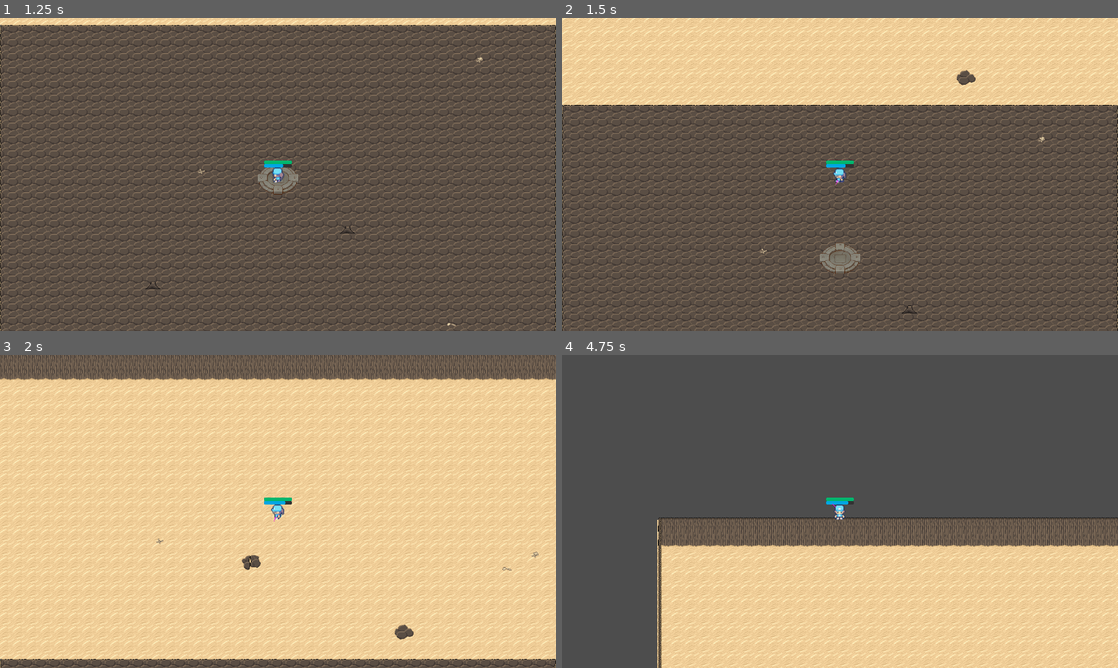
Above: before the commit, frames 1-4 (two rows, left to right).
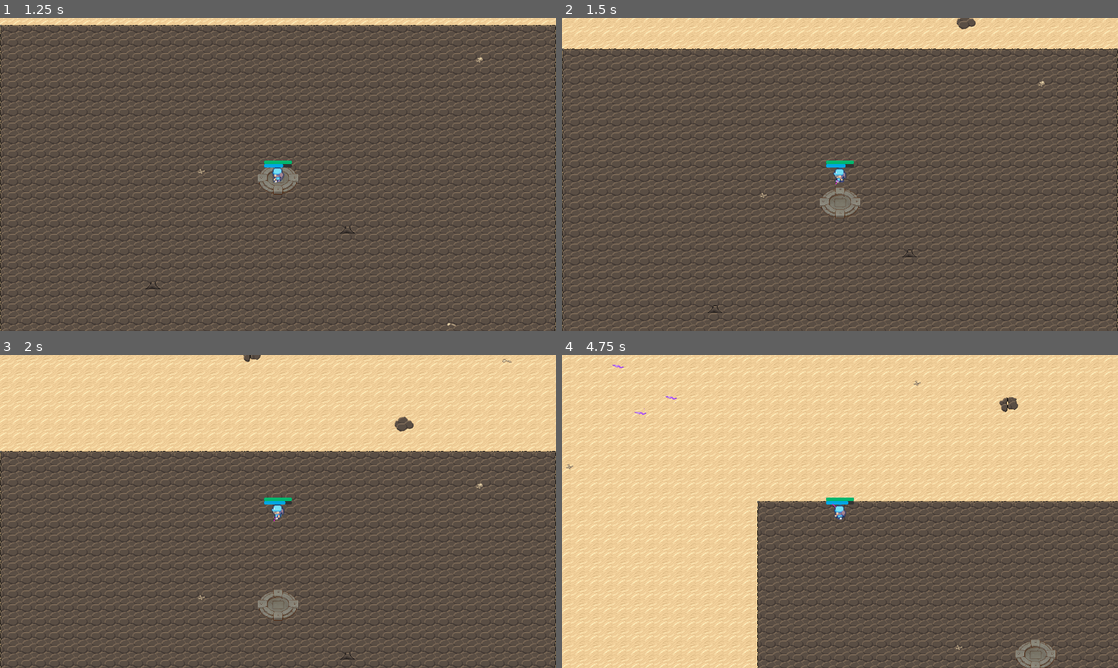
Above: after the commit, the same moments.

Repository: GDTV-Game-Jam-2024/GDTV
Game: Godot game, scene res://Scenes/main_menu.tscn
Two runs of this game, one before a commit and one after it. Both use one fixed random seed, a clock stepped at 60 frames per second and the inputs below. The engine's default icon, where the game draws it, is replaced by a stand-in: a white triangle on a blue panel in a dark square.
Inputs (mouse positions are in pixels of both pictures, inside the frame that each line leads up to):
- Up to frame 1 (1.25 s): click "Play" at 0.5 s
- Up to frame 2 (1.5 s): tap Enter at 1.25 s; move the mouse to (812, 237) at 1.27 s; hold Up (ui_up) from 1.28 s (still down); hold Mouse wheel down (scrollDOWN) from 1.28 s (still down)
- Up to frame 3 (2 s): keep holding Up (ui_up); keep holding Mouse wheel down (scrollDOWN)
- Up to frame 4 (4.75 s): move the mouse to (1006, 558) at 2.02 s; release Mouse wheel down (scrollDOWN) at 2.03 s; tap Mouse wheel up (scrollUP) at 2.1 s; move the mouse to (673, 464) at 2.77 s; release Up (ui_up) at 2.78 s; press the mouse at (673, 464) at 2.78 s; hold Left (ui_left) 2.78-4.28 s; move the mouse to (867, 511) at 3.52 s; release the mouse at (867, 511) at 3.53 s; tap 1 (wand1) at 3.6 s; move the mouse to (756, 433) at 4.27 s; hold Down (ui_down) from 4.28 s (still down); tap 2 (wand2) at 4.35 s

Frame 1 is identical in both runs. In frame 2, 21% of the frame differs, in the area x 0-100%, y 0-100%; in frame 3, 76%; in frame 4, 88%.

Commit message:
Speed adjustments
sped down to reasonable levels

Diff:
--- a/Scenes/Entities/Boar.gd
+++ b/Scenes/Entities/Boar.gd
@@ -4,4 +4,4 @@
 	if canAttackMelee:
 		$AnimatedSprite2D.play("move",2)
 	else:
-		$AnimatedSprite2D.play("attack",1)
+		$AnimatedSprite2D.play("attack",0.5)
--- a/Scenes/Entities/Boar.tscn
+++ b/Scenes/Entities/Boar.tscn
@@ -105,12 +105,12 @@
 
 [node name="NPC" instance=ExtResource("1_wpdvm")]
 script = ExtResource("2_1jwpf")
-statMovementSpeed = 150.0
+statMovementSpeed = 120.0
 statMaxHP = 30
-meleeAttackDamage = 25
 meleeAttackCooldown = 1.0
 meleeChargeHealthThreshold = 80
-meleeChargeSpeed = 500.0
+meleeChargeDamage = 15
+meleeChargeSpeed = 400.0
 rangedWeapon = ExtResource("3_ptpk7")
 State_ATTACK_RANGE = false
 State_ATTACK_RANGE_SMART = false
--- a/Scenes/Entities/Goblin.tscn
+++ b/Scenes/Entities/Goblin.tscn
@@ -299,12 +299,12 @@
 
 [node name="NPC" instance=ExtResource("1_0nelu")]
 script = ExtResource("2_43422")
-statMovementSpeed = 200.0
+statMovementSpeed = 100.0
 statMaxHP = 1
-meleeAttackDamage = 5
+meleeAttackCooldown = 1.2
 meleeChargeHealthThreshold = 0
 meleeChanceForCharge = 0
-meleeChargeDamage = 10
+meleeChargeDamage = 15
 meleeChargeSpeed = 300.0
 State_ATTACK_RANGE = false
 State_ATTACK_RANGE_SMART = false
--- a/Scenes/Entities/Skeleton_Archer.tscn
+++ b/Scenes/Entities/Skeleton_Archer.tscn
@@ -84,7 +84,7 @@
 
 [node name="NPC" instance=ExtResource("1_d5yqo")]
 script = ExtResource("2_fi8e7")
-statMovementSpeed = 100.0
+statMovementSpeed = 80.0
 statMaxHP = 1
 meleeAttackCooldown = 1.5
 meleeChargeHealthThreshold = 0
--- a/Scripts/player.gd
+++ b/Scripts/player.gd
@@ -4,7 +4,7 @@
 signal mana_changed(newMana)
 signal no_mana
 
-@export var movementSpeed : float = 1000.0
+@export var movementSpeed : float = 300.0
 @export var healthMax : int = 100
 @export var healthCurrent : int = 100
 @export var manaMax : int = 500.0
